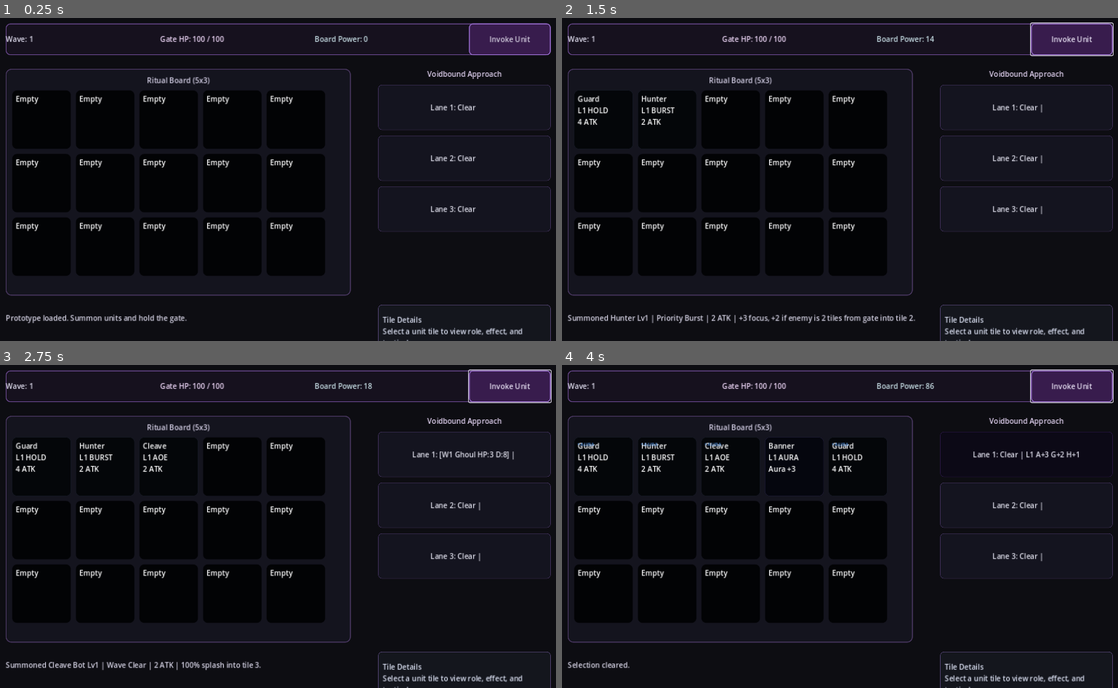
Above: before the commit, frames 1-4 (two rows, left to right).
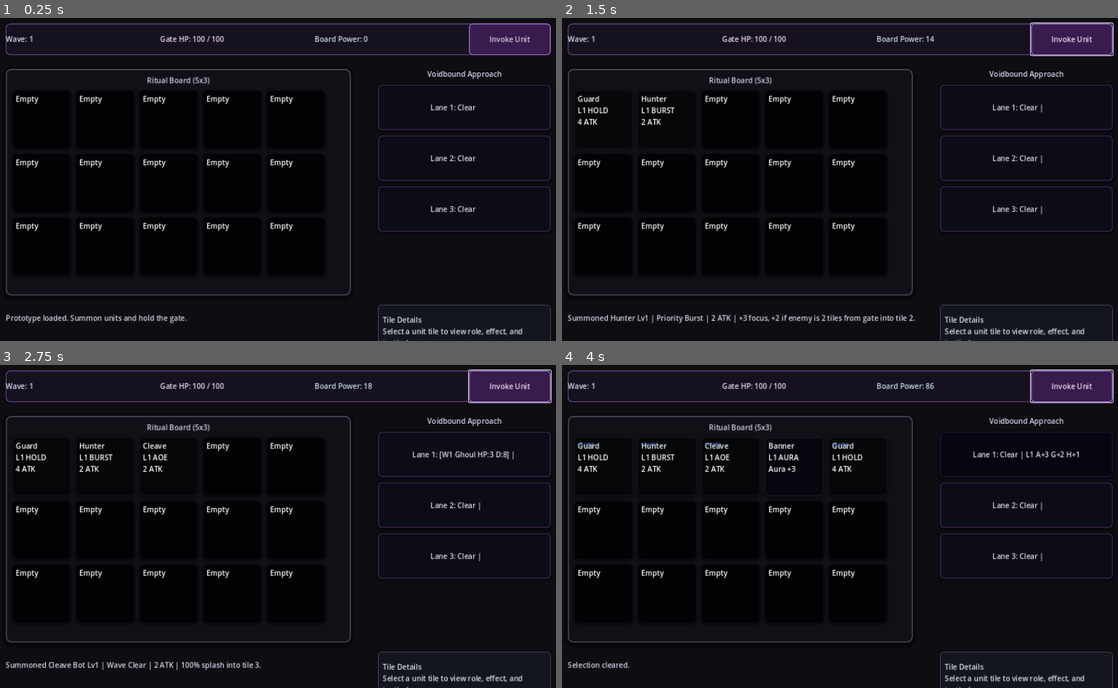
Above: after the commit, the same moments.

Repository: D3MISEarch/AbyssFall-merge-defense
Game: Godot game, scene res://scenes/Main.tscn
Two runs of this game, one before a commit and one after it. Both use one fixed random seed, a clock stepped at 60 frames per second and the inputs below.
Inputs (mouse positions are in pixels of both pictures, inside the frame that each line leads up to):
- Up to frame 1 (0.25 s): no input
- Up to frame 2 (1.5 s): click "Invoke Unit" at 0.5 s; click "Invoke Unit" at 1.25 s
- Up to frame 3 (2.75 s): click "Invoke Unit" at 2 s
- Up to frame 4 (4 s): tap Enter at 2.75 s; move the mouse to (973, 507) at 2.77 s; click (973, 507) at 2.92 s; tap Space at 3.5 s; move the mouse to (728, 539) at 3.52 s; click (728, 539) at 3.67 s

The runs differ from the first frame. In frame 1, 0.5% of the frame differs, in the area x 1-99%, y 15-86%; in frame 2, 0.5%; in frame 3, 0.5%; in frame 4, 0.5%.

Commit message:
Deepen dark-fantasy atmosphere pass for board and lanes

Diff:
--- a/scripts/main.gd
+++ b/scripts/main.gd
@@ -70,9 +70,9 @@
 }
 
 const SUPPORT_PANEL_COLOR: Color = Color(0.33, 0.33, 0.54, 1.0)
-const ATTACK_PANEL_COLOR: Color = Color(0.22, 0.30, 0.33, 1.0)
-const EMPTY_PANEL_COLOR: Color = Color(0.13, 0.14, 0.18, 1.0)
-const SELECTED_PANEL_COLOR: Color = Color(0.58, 0.47, 0.76, 1.0)
+const ATTACK_PANEL_COLOR: Color = Color(0.23, 0.28, 0.30, 1.0)
+const EMPTY_PANEL_COLOR: Color = Color(0.11, 0.12, 0.15, 1.0)
+const SELECTED_PANEL_COLOR: Color = Color(0.48, 0.39, 0.66, 1.0)
 const MERGE_FLASH_COLOR: Color = Color(0.98, 0.97, 0.72, 1.0)
 const LANE_HIT_FLASH_COLOR: Color = Color(0.78, 0.28, 0.28, 1.0)
 const LANE_SPLASH_FLASH_COLOR: Color = Color(0.92, 0.62, 0.25, 1.0)
@@ -108,6 +108,9 @@
 var tile_aura_core_rects: Array[ColorRect] = []
 var tile_aura_ring_panels: Array[Panel] = []
 var tile_aura_marker_labels: Array[Label] = []
+var tile_ritual_slab_rects: Array[ColorRect] = []
+var tile_ritual_glyph_rects: Array[ColorRect] = []
+var tile_ritual_crack_rects: Array[ColorRect] = []
 var selected_tile_index: int = -1
 
 var gate_hp: int = BASE_GATE_HP
@@ -119,6 +122,8 @@
 var advance_timer: float = 0.0
 var enemy_lanes: Array[Array] = []
 var support_feedback_lines: Array[String] = []
+var lane_portal_core_rects: Array[ColorRect] = []
+var lane_portal_ring_rects: Array[ColorRect] = []
 
 @onready var summon_button: Button = $TopBar/TopRow/SummonButton
 @onready var status_label: Label = $StatusLabel
@@ -163,6 +168,39 @@
 		if panel == null:
 			continue
 		tile_panels.append(panel)
+		var ritual_slab: ColorRect = ColorRect.new()
+		ritual_slab.anchors_preset = Control.PRESET_FULL_RECT
+		ritual_slab.offset_left = 5.0
+		ritual_slab.offset_top = 5.0
+		ritual_slab.offset_right = -5.0
+		ritual_slab.offset_bottom = -5.0
+		ritual_slab.color = Color(0.09, 0.10, 0.12, 0.72)
+		ritual_slab.mouse_filter = Control.MOUSE_FILTER_IGNORE
+		panel.add_child(ritual_slab)
+		panel.move_child(ritual_slab, 0)
+		tile_ritual_slab_rects.append(ritual_slab)
+		var ritual_glyph: ColorRect = ColorRect.new()
+		ritual_glyph.anchors_preset = Control.PRESET_FULL_RECT
+		ritual_glyph.offset_left = 14.0
+		ritual_glyph.offset_top = 14.0
+		ritual_glyph.offset_right = -14.0
+		ritual_glyph.offset_bottom = -88.0
+		ritual_glyph.color = Color(0.57, 0.35, 0.68, 0.15)
+		ritual_glyph.mouse_filter = Control.MOUSE_FILTER_IGNORE
+		panel.add_child(ritual_glyph)
+		panel.move_child(ritual_glyph, 1)
+		tile_ritual_glyph_rects.append(ritual_glyph)
+		var ritual_crack: ColorRect = ColorRect.new()
+		ritual_crack.anchors_preset = Control.PRESET_FULL_RECT
+		ritual_crack.offset_left = 20.0
+		ritual_crack.offset_top = 76.0
+		ritual_crack.offset_right = -16.0
+		ritual_crack.offset_bottom = -42.0
+		ritual_crack.color = Color(0.03, 0.04, 0.05, 0.45)
+		ritual_crack.mouse_filter = Control.MOUSE_FILTER_IGNORE
+		panel.add_child(ritual_crack)
+		panel.move_child(ritual_crack, 2)
+		tile_ritual_crack_rects.append(ritual_crack)
 		var aura_underlay: ColorRect = ColorRect.new()
 		aura_underlay.anchors_preset = Control.PRESET_FULL_RECT
 		aura_underlay.offset_left = 6.0
@@ -262,22 +300,44 @@
 func _apply_background_atmosphere() -> void:
 	var forest_shadow: ColorRect = ColorRect.new()
 	forest_shadow.anchors_preset = Control.PRESET_FULL_RECT
-	forest_shadow.offset_top = 110.0
-	forest_shadow.color = Color(0.05, 0.10, 0.09, 0.62)
+	forest_shadow.offset_top = 100.0
+	forest_shadow.color = Color(0.04, 0.09, 0.07, 0.76)
 	forest_shadow.mouse_filter = Control.MOUSE_FILTER_IGNORE
 	add_child(forest_shadow)
 	move_child(forest_shadow, get_child_count() - 1)
 
+	var forest_depth: ColorRect = ColorRect.new()
+	forest_depth.anchors_preset = Control.PRESET_FULL_RECT
+	forest_depth.offset_left = -100.0
+	forest_depth.offset_top = 170.0
+	forest_depth.offset_right = 250.0
+	forest_depth.offset_bottom = -160.0
+	forest_depth.color = Color(0.03, 0.08, 0.06, 0.56)
+	forest_depth.mouse_filter = Control.MOUSE_FILTER_IGNORE
+	add_child(forest_depth)
+	move_child(forest_depth, get_child_count() - 1)
+
 	var abyss_haze: ColorRect = ColorRect.new()
 	abyss_haze.anchors_preset = Control.PRESET_FULL_RECT
-	abyss_haze.offset_left = 420.0
+	abyss_haze.offset_left = 380.0
 	abyss_haze.offset_top = 130.0
-	abyss_haze.offset_right = -170.0
-	abyss_haze.offset_bottom = -80.0
-	abyss_haze.color = Color(0.28, 0.12, 0.38, 0.18)
+	abyss_haze.offset_right = -120.0
+	abyss_haze.offset_bottom = -40.0
+	abyss_haze.color = Color(0.22, 0.10, 0.33, 0.26)
 	abyss_haze.mouse_filter = Control.MOUSE_FILTER_IGNORE
 	add_child(abyss_haze)
 	move_child(abyss_haze, get_child_count() - 1)
+
+	var abyss_mist: ColorRect = ColorRect.new()
+	abyss_mist.anchors_preset = Control.PRESET_FULL_RECT
+	abyss_mist.offset_left = 0.0
+	abyss_mist.offset_top = 500.0
+	abyss_mist.offset_right = 0.0
+	abyss_mist.offset_bottom = 0.0
+	abyss_mist.color = Color(0.13, 0.14, 0.19, 0.38)
+	abyss_mist.mouse_filter = Control.MOUSE_FILTER_IGNORE
+	add_child(abyss_mist)
+	move_child(abyss_mist, get_child_count() - 1)
 
 	var gate_glow: ColorRect = ColorRect.new()
 	gate_glow.anchors_preset = Control.PRESET_FULL_RECT
@@ -285,26 +345,40 @@
 	gate_glow.offset_top = 20.0
 	gate_glow.offset_right = -16.0
 	gate_glow.offset_bottom = -600.0
-	gate_glow.color = Color(0.54, 0.17, 0.71, 0.17)
+	gate_glow.color = Color(0.48, 0.18, 0.66, 0.24)
 	gate_glow.mouse_filter = Control.MOUSE_FILTER_IGNORE
 	add_child(gate_glow)
 	move_child(gate_glow, get_child_count() - 1)
 
+	var ritual_ambience: ColorRect = ColorRect.new()
+	ritual_ambience.anchors_preset = Control.PRESET_FULL_RECT
+	ritual_ambience.offset_left = 240.0
+	ritual_ambience.offset_top = 70.0
+	ritual_ambience.offset_right = -240.0
+	ritual_ambience.offset_bottom = -620.0
+	ritual_ambience.color = Color(0.61, 0.24, 0.78, 0.15)
+	ritual_ambience.mouse_filter = Control.MOUSE_FILTER_IGNORE
+	add_child(ritual_ambience)
+	move_child(ritual_ambience, get_child_count() - 1)
+
 func _style_board_panel() -> void:
 	var board_style: StyleBoxFlat = StyleBoxFlat.new()
-	board_style.bg_color = Color(0.08, 0.08, 0.12, 0.94)
-	board_style.border_width_left = 2
-	board_style.border_width_top = 2
-	board_style.border_width_right = 2
-	board_style.border_width_bottom = 2
-	board_style.border_color = Color(0.35, 0.26, 0.46, 0.78)
+	board_style.bg_color = Color(0.06, 0.07, 0.09, 0.96)
+	board_style.border_width_left = 3
+	board_style.border_width_top = 3
+	board_style.border_width_right = 3
+	board_style.border_width_bottom = 3
+	board_style.border_color = Color(0.29, 0.26, 0.33, 0.88)
 	board_style.corner_radius_top_left = 12
 	board_style.corner_radius_top_right = 12
 	board_style.corner_radius_bottom_left = 12
 	board_style.corner_radius_bottom_right = 12
+	board_style.shadow_size = 10
+	board_style.shadow_color = Color(0.0, 0.0, 0.0, 0.46)
+	board_style.shadow_offset = Vector2(0.0, 4.0)
 	board_panel.add_theme_stylebox_override("panel", board_style)
 	board_label.text = "Ritual Board (5x3)"
-	board_label.modulate = Color(0.84, 0.82, 0.91, 1.0)
+	board_label.modulate = Color(0.83, 0.81, 0.89, 1.0)
 
 func _style_top_bar() -> void:
 	var top_style: StyleBoxFlat = StyleBoxFlat.new()
@@ -344,22 +418,27 @@
 func _style_enemy_lanes() -> void:
 	enemy_lane_box.add_theme_constant_override("separation", 12)
 	enemy_title_label.text = "Voidbound Approach"
-	enemy_title_label.modulate = Color(0.88, 0.82, 0.94, 1.0)
-	for lane_panel in enemy_panels:
+	enemy_title_label.modulate = Color(0.86, 0.82, 0.92, 1.0)
+	for lane_index in enemy_panels.size():
+		var lane_panel: Panel = enemy_panels[lane_index]
 		var lane_style: StyleBoxFlat = StyleBoxFlat.new()
-		lane_style.bg_color = Color(0.10, 0.10, 0.14, 0.95)
-		lane_style.border_width_left = 1
-		lane_style.border_width_top = 1
-		lane_style.border_width_right = 1
-		lane_style.border_width_bottom = 1
-		lane_style.border_color = Color(0.39, 0.29, 0.50, 0.76)
+		lane_style.bg_color = Color(0.06, 0.06, 0.10, 0.94)
+		lane_style.border_width_left = 2
+		lane_style.border_width_top = 2
+		lane_style.border_width_right = 2
+		lane_style.border_width_bottom = 2
+		lane_style.border_color = Color(0.35, 0.18, 0.43, 0.86)
 		lane_style.corner_radius_top_left = 8
 		lane_style.corner_radius_top_right = 8
 		lane_style.corner_radius_bottom_left = 8
 		lane_style.corner_radius_bottom_right = 8
+		lane_style.shadow_size = 7
+		lane_style.shadow_color = Color(0.0, 0.0, 0.0, 0.38)
+		lane_style.shadow_offset = Vector2(0.0, 2.0)
 		lane_panel.add_theme_stylebox_override("panel", lane_style)
+		_apply_lane_portal_ambience(lane_panel, lane_index)
 	for lane_label in enemy_labels:
-		lane_label.modulate = Color(0.88, 0.88, 0.93, 1.0)
+		lane_label.modulate = Color(0.86, 0.86, 0.91, 1.0)
 
 func _style_unit_detail_panel() -> void:
 	var detail_style: StyleBoxFlat = StyleBoxFlat.new()
@@ -381,19 +460,68 @@
 	loss_label.modulate = Color(0.97, 0.52, 0.67, 1.0)
 
 func _style_tile_panels_base() -> void:
-	for panel in tile_panels:
+	for tile_index in tile_panels.size():
+		var panel: Panel = tile_panels[tile_index]
 		var tile_style: StyleBoxFlat = StyleBoxFlat.new()
-		tile_style.bg_color = Color(0.06, 0.07, 0.10, 0.96)
-		tile_style.border_width_left = 1
-		tile_style.border_width_top = 1
-		tile_style.border_width_right = 1
-		tile_style.border_width_bottom = 1
-		tile_style.border_color = Color(0.34, 0.31, 0.40, 0.75)
+		tile_style.bg_color = Color(0.07, 0.08, 0.10, 0.97)
+		tile_style.border_width_left = 2
+		tile_style.border_width_top = 2
+		tile_style.border_width_right = 2
+		tile_style.border_width_bottom = 2
+		tile_style.border_color = Color(0.30, 0.28, 0.32, 0.88)
 		tile_style.corner_radius_top_left = 10
 		tile_style.corner_radius_top_right = 10
 		tile_style.corner_radius_bottom_left = 10
 		tile_style.corner_radius_bottom_right = 10
+		tile_style.shadow_size = 5
+		tile_style.shadow_color = Color(0.0, 0.0, 0.0, 0.36)
+		tile_style.shadow_offset = Vector2(0.0, 2.0)
 		panel.add_theme_stylebox_override("panel", tile_style)
+		_apply_tile_ritual_ambience(tile_index)
+
+func _apply_lane_portal_ambience(lane_panel: Panel, lane_index: int) -> void:
+	var portal_core: ColorRect = ColorRect.new()
+	portal_core.anchors_preset = Control.PRESET_FULL_RECT
+	portal_core.offset_left = 12.0
+	portal_core.offset_top = 12.0
+	portal_core.offset_right = -12.0
+	portal_core.offset_bottom = -12.0
+	portal_core.mouse_filter = Control.MOUSE_FILTER_IGNORE
+	var lane_phase: float = float(lane_index) * 0.02
+	portal_core.color = Color(0.20 + lane_phase, 0.08, 0.27 + lane_phase, 0.24)
+	lane_panel.add_child(portal_core)
+	lane_panel.move_child(portal_core, 0)
+	lane_portal_core_rects.append(portal_core)
+
+	var portal_ring: ColorRect = ColorRect.new()
+	portal_ring.anchors_preset = Control.PRESET_FULL_RECT
+	portal_ring.offset_left = 22.0
+	portal_ring.offset_top = 22.0
+	portal_ring.offset_right = -22.0
+	portal_ring.offset_bottom = -22.0
+	portal_ring.mouse_filter = Control.MOUSE_FILTER_IGNORE
+	portal_ring.color = Color(0.58, 0.25 + lane_phase, 0.73, 0.12)
+	lane_panel.add_child(portal_ring)
+	lane_panel.move_child(portal_ring, 1)
+	lane_portal_ring_rects.append(portal_ring)
+
+func _apply_tile_ritual_ambience(tile_index: int) -> void:
+	if tile_index < 0:
+		return
+	if tile_index >= tile_ritual_slab_rects.size():
+		return
+	if tile_index >= tile_ritual_glyph_rects.size():
+		return
+	if tile_index >= tile_ritual_crack_rects.size():
+		return
+	var slab_rect: ColorRect = tile_ritual_slab_rects[tile_index]
+	var glyph_rect: ColorRect = tile_ritual_glyph_rects[tile_index]
+	var crack_rect: ColorRect = tile_ritual_crack_rects[tile_index]
+	var row_index: int = int(tile_index / BOARD_COLUMNS)
+	var row_phase: float = float(row_index) * 0.015
+	slab_rect.color = Color(0.09 + row_phase, 0.10 + row_phase, 0.12 + row_phase, 0.72)
+	glyph_rect.color = Color(0.53 + row_phase, 0.31, 0.63, 0.15)
+	crack_rect.color = Color(0.03, 0.04, 0.05, 0.45 + row_phase)
 
 func _process(delta: float) -> void:
 	if game_over:
